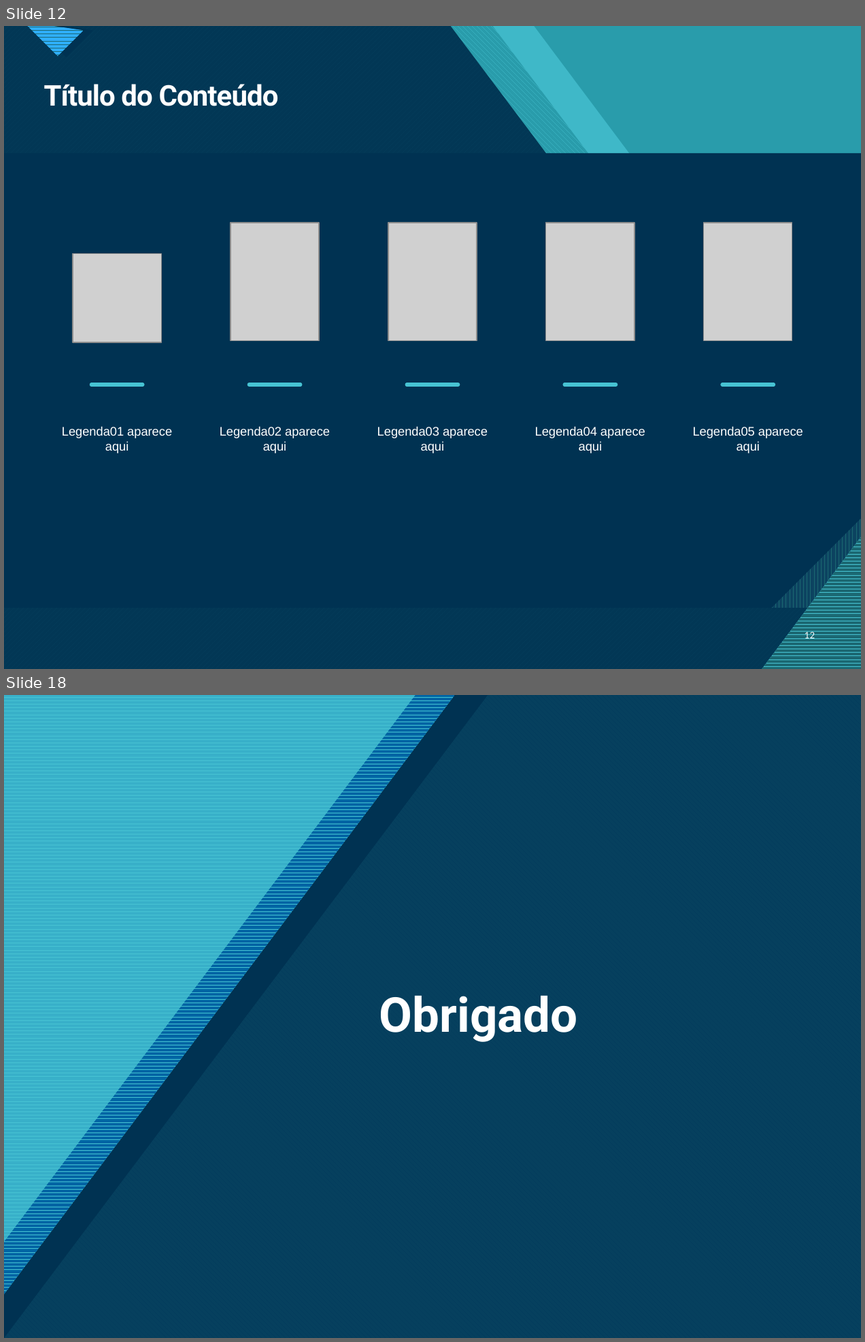
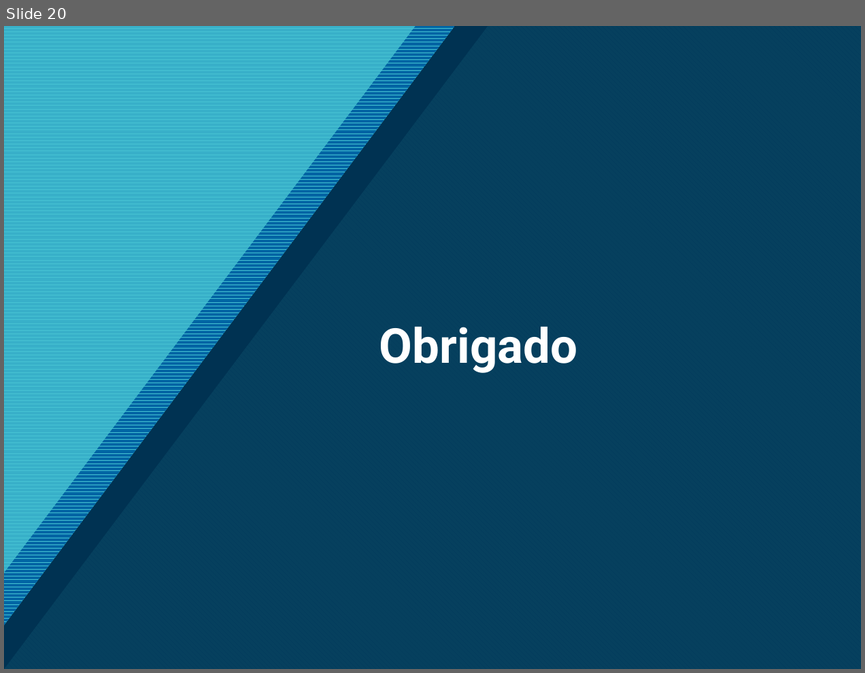
Before and after one commit to adrialmaia/AnaliseExploratoriaDados, a slide deck: ApresentaçãoAED_ AC5e6.pptx. Shown one above the other, each under a label of ours: slides 12 and 18 before the commit, slide 20 after it; the slides between them are not shown. The pictures are 865x1342 and 865x673 pixels, drawn with LibreOffice and Linux fonts; fonts in the diff are those of the drawing; grey boxes stand for pictures. Boxes give left, top, right and bottom in pixels: in the first picture for what was removed or moved away, otherwise in the second. Text is boxed around its words. In the diff, an @@ line names an element or a change of style, - is before the commit and + after.

```diff
--- a/ApresentaçãoAED_ AC5e6.pptx
+++ b/ApresentaçãoAED_ AC5e6.pptx
@@ slide 12 removed at box(4, 26, 861, 669), background #47C3D3; not listed: 13 template elements that a slide beside it also shows @@
@@ rectangle removed at box(4, 26, 861, 669) @@
@@ rectangle removed at box(4, 26, 861, 669) @@
@@ freeform shape removed at box(4, 26, 861, 669) @@
@@ freeform shape removed at box(5, 26, 861, 669) @@
@@ freeform shape removed at box(5, 26, 861, 669) @@
@@ title removed at box(44, 84, 279, 106) @@
-Título do Conteúdo
@@ picture removed at box(230, 223, 318, 340) @@
@@ picture removed at box(388, 223, 476, 340) @@
@@ picture removed at box(545, 223, 634, 340) @@
@@ picture removed at box(703, 223, 791, 340) @@
@@ picture removed at box(73, 254, 161, 342) @@
@@ line removed from (92, 384) to (143, 384) @@
@@ line removed from (249, 384) to (300, 384) @@
@@ line removed from (407, 384) to (458, 384) @@
@@ line removed from (564, 384) to (616, 384) @@
@@ line removed from (722, 384) to (773, 384) @@
@@ text removed at box(62, 426, 172, 453) @@
-Legenda01 aparece aqui
@@ text removed at box(220, 426, 330, 453) @@
-Legenda02 aparece aqui
@@ text removed at box(377, 426, 487, 453) @@
-Legenda03 aparece aqui
@@ text removed at box(535, 426, 645, 453) @@
-Legenda04 aparece aqui
@@ text removed at box(693, 426, 803, 453) @@
-Legenda05 aparece aqui
@@ page number removed at box(804, 631, 815, 639) @@
-12
@@ what was slide 18 is now slide 20 @@
```
Also in this commit, not shown: 3 slides changed, 14 slides added, 12 other slides removed, 1 other file.
